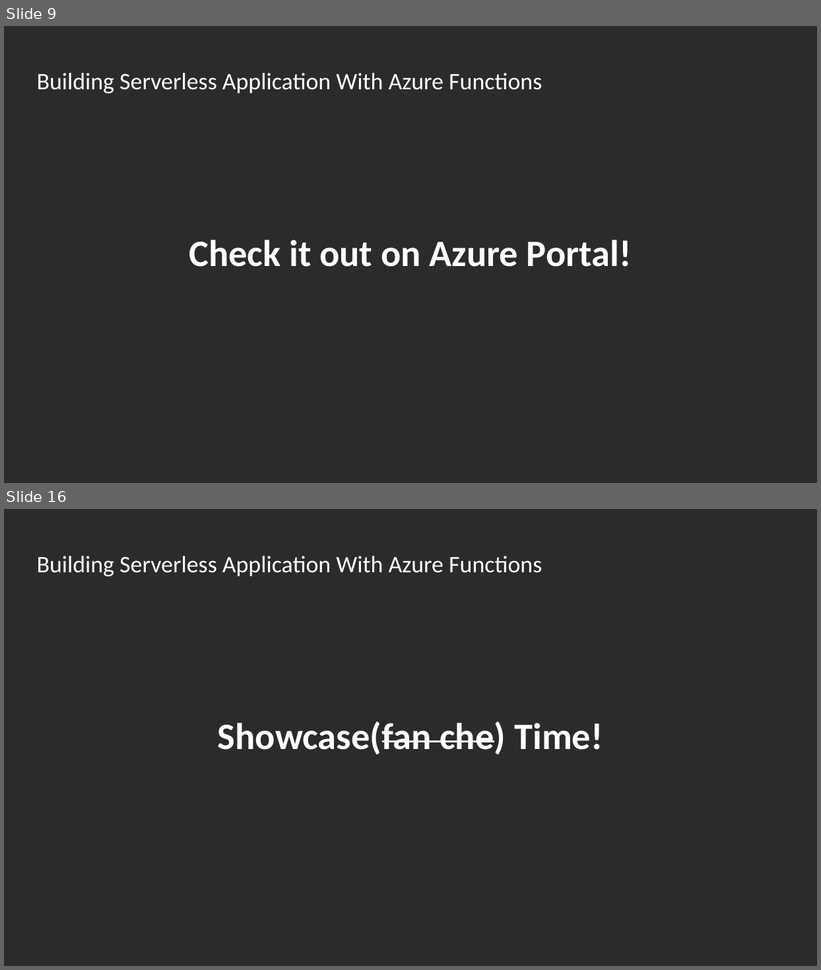
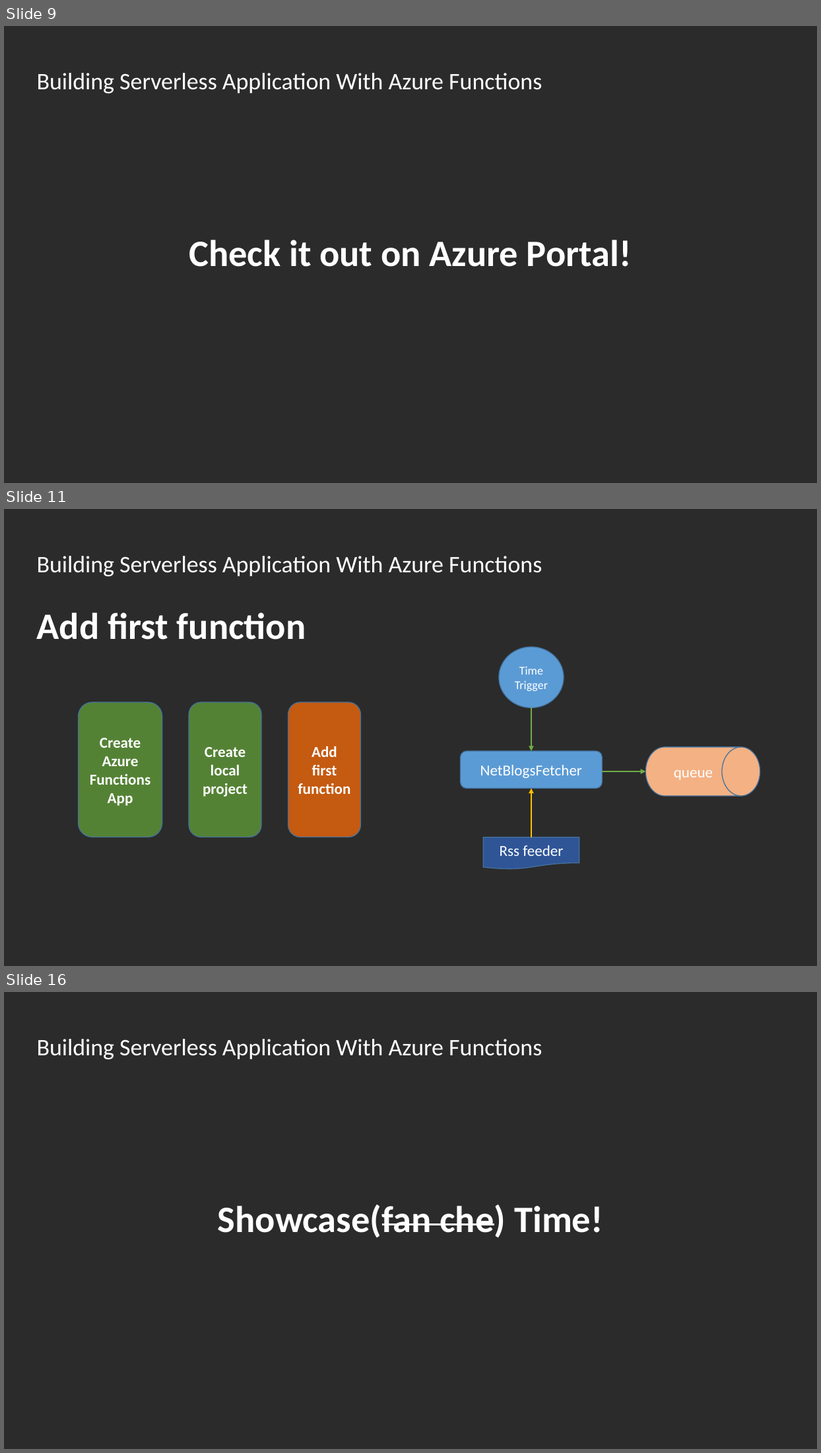
Before and after one commit to Asinta/ServerlessApp_NetconfChina2020, a slide deck: Building Serverless Application With Azure Functions - Li Yu - NetConfChina2020.pptx. Shown one above the other, each under a label of ours: slides 9 and 16 before the commit, slides 9, 11 and 16 after it; the slides between them are not shown. The pictures are 821x970 and 821x1453 pixels, drawn with LibreOffice and Linux fonts; fonts in the diff are those of the drawing; background and template pictures are left out; a plain dark background stands for a picture behind light text. Boxes give left, top, right and bottom in pixels: in the first picture for what was removed or moved away, otherwise in the second. Text is boxed around its words. In the diff, an @@ line names an element or a change of style, - is before the commit and + after.

Commit message:
modify document

```diff
--- a/Building Serverless Application With Azure Functions - Li Yu - NetConfChina2020.pptx
+++ b/Building Serverless Application With Azure Functions - Li Yu - NetConfChina2020.pptx
@@ slide 11 added at (4,509,817,966), background picture (left out) @@
@@ text added at (37,556,542,576), 28 pt, text #FFFFFF @@
+Building Serverless Application With Azure Functions
@@ title added at (37,613,306,640), 44 pt, text #FFFFFF, bold @@
+Add first function
@@ ellipse added at (499,647,564,708), fill #5B9BD5, outline #43739E 1 pt, 14 pt, text #FFFFFF @@
+Time
+Trigger
@@ rounded rectangle added at (79,702,162,837), fill #548235, outline #43739E 1 pt, 18 pt, text #FFFFFF, bold @@
+Create Azure Functions App
@@ rounded rectangle added at (189,702,261,837), fill #548235, outline #43739E 1 pt, 18 pt, text #FFFFFF, bold @@
+Create local project
@@ rounded rectangle added at (288,702,361,837), fill #C55A11, outline #43739E 1 pt, 18 pt, text #FFFFFF, bold @@
+Add first function
@@ arrow added from (531, 708) to (531, 751), #70AD47 1.5 pt @@
@@ rounded rectangle added at (460,751,603,788), fill #5B9BD5, outline #43739E 1 pt, 18 pt, text #FFFFFF @@
+NetBlogsFetcher
@@ flow chart magnetic drum added at (646,747,760,796), fill #F4B183, outline #43739E 1 pt, 18 pt, text #FFFFFF @@
+queue
@@ arrow added from (603, 772) to (646, 772), #70AD47 1.5 pt @@
@@ arrow added from (531, 838) to (531, 788), #FFC000 1.5 pt @@
@@ flow chart document added at (483,838,580,869), fill #2F5597, outline #43739E 1 pt, 18 pt, text #FFFFFF @@
+Rss feeder
```
Also in this commit, not shown: 4 slides changed, 9 other slides added, 7 slides removed.
